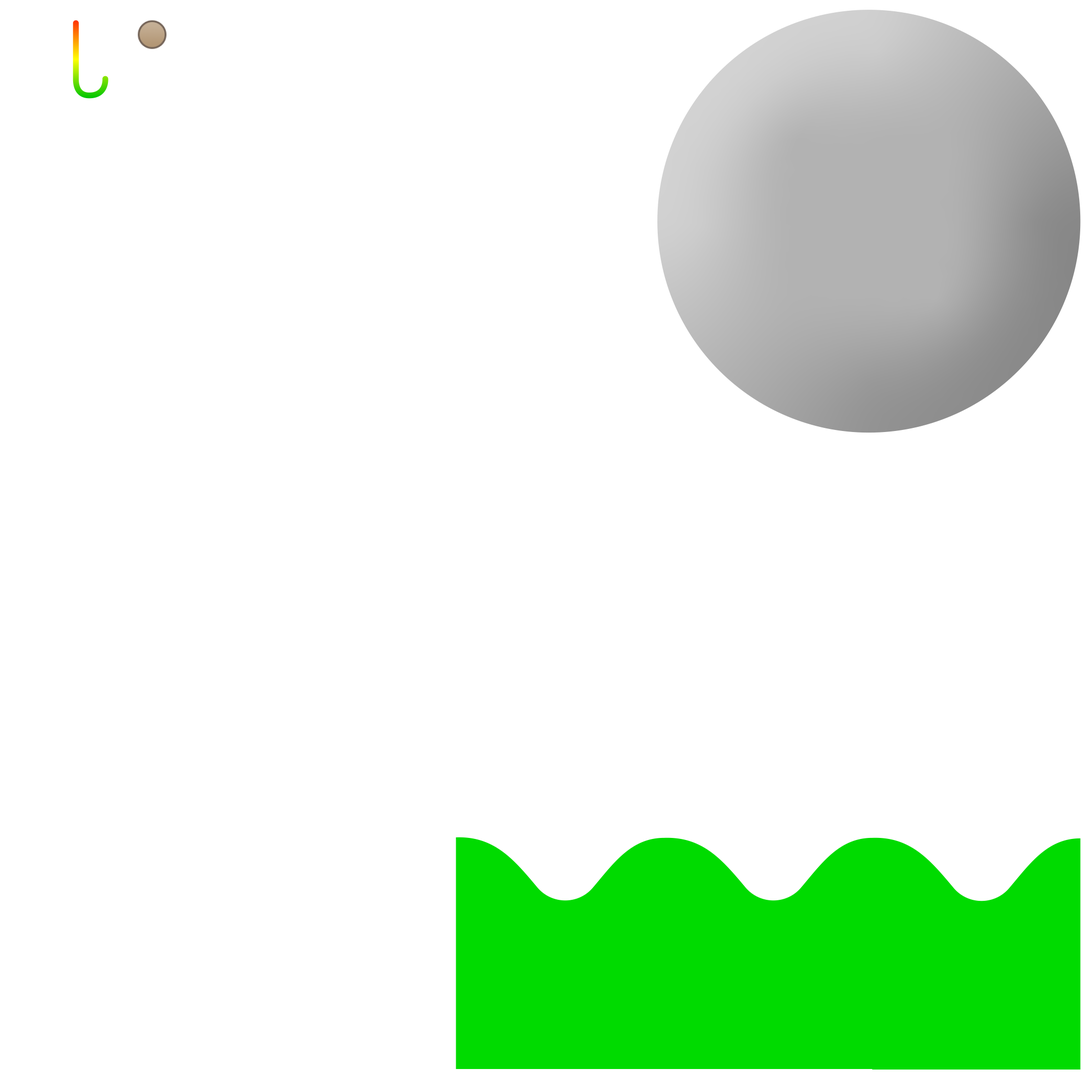
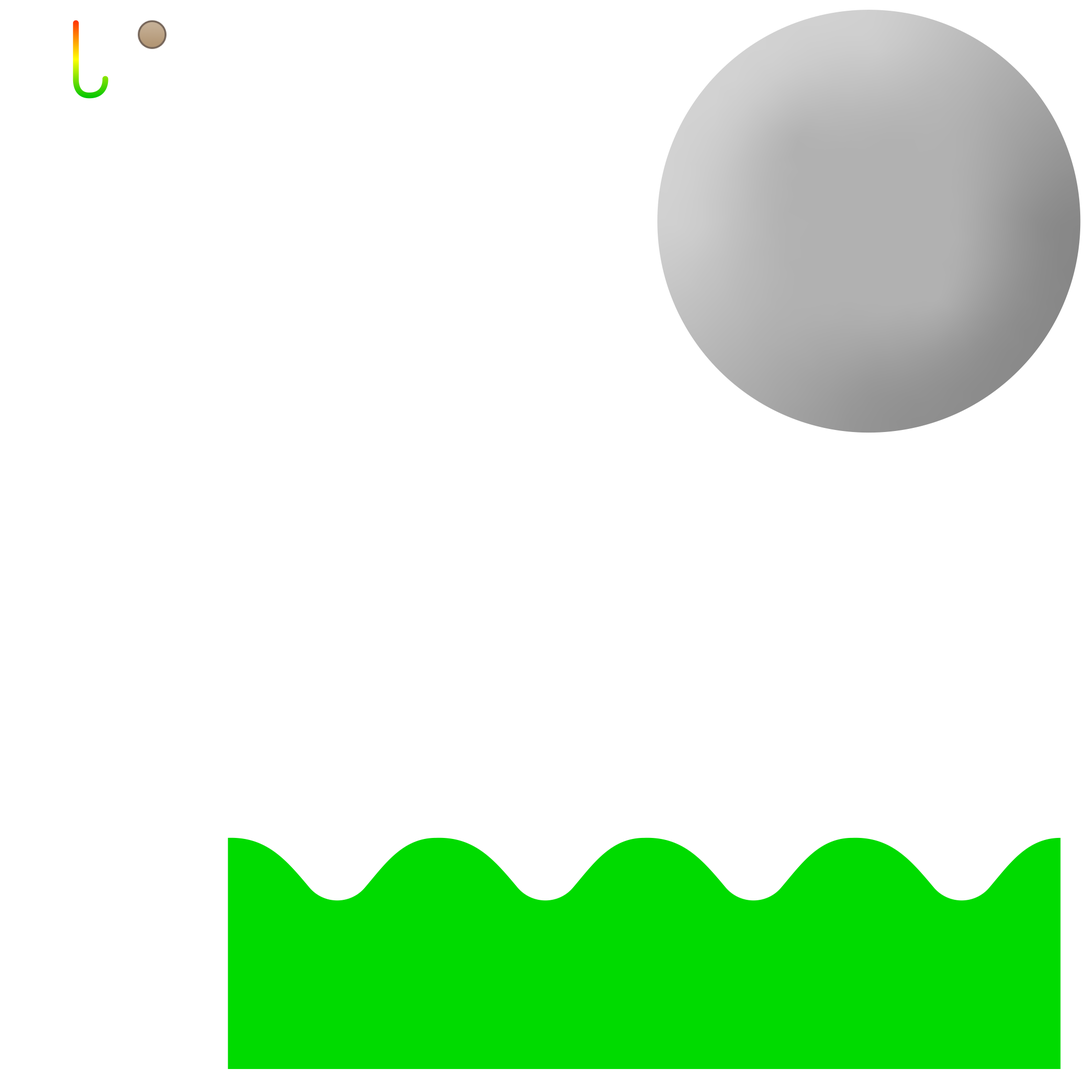
Layer changes from the first w=1092, h=1091 image to the second:
painted on "Hills" over bbox(227, 837, 1081, 1070)
